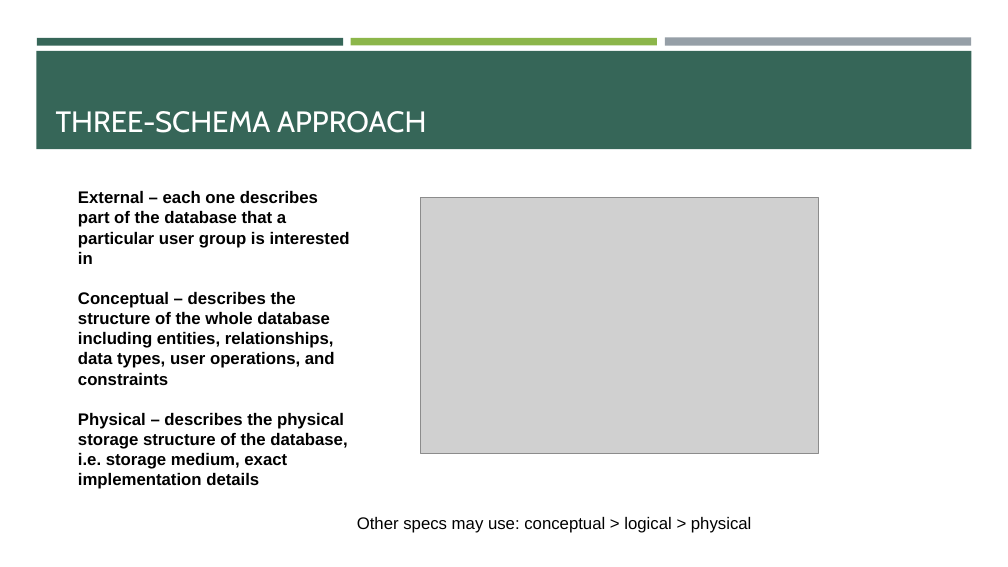
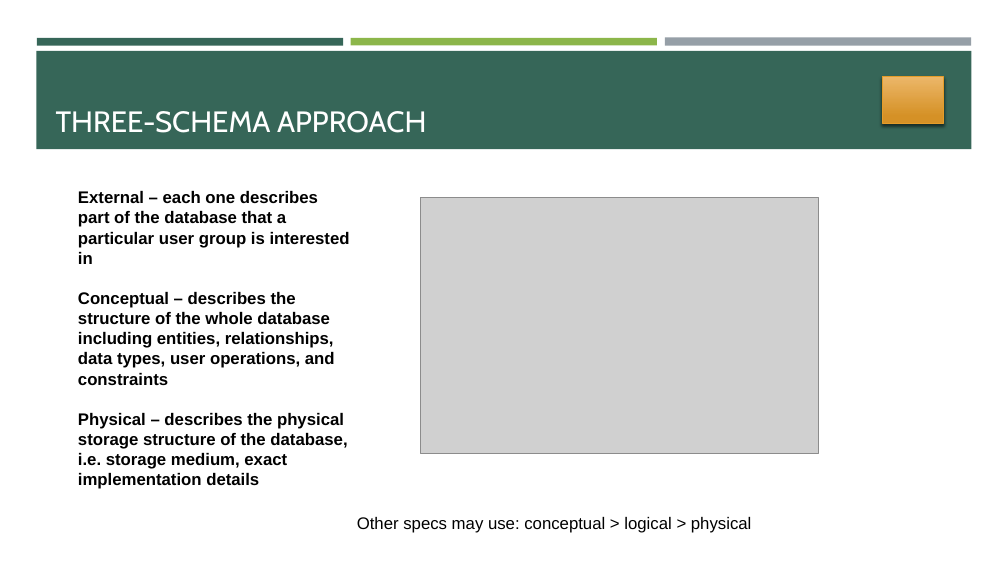
Before and after one commit to e-m-wilson/java-fs, a slide deck: slide 14 of Week_3/SQL_postgres.pptx. Drawn at 1008x567 pixels with LibreOffice and Linux fonts; fonts in the diff are those of the drawing; grey boxes stand for pictures. Boxes give left, top, right and bottom in pixels: in the first picture for what was removed or moved away, otherwise in the second. Text is boxed around its words. In the diff, an @@ line names an element or a change of style, - is before the commit and + after.

```diff
--- a/Week_3/SQL_postgres.pptx
+++ b/Week_3/SQL_postgres.pptx
@@ rectangle added at box(882, 76, 943, 123), fill gradient #ECB86A to #D69126, outline #E59C29 1 pt @@
```
Also in this commit, not shown: 21 other slides changed.
